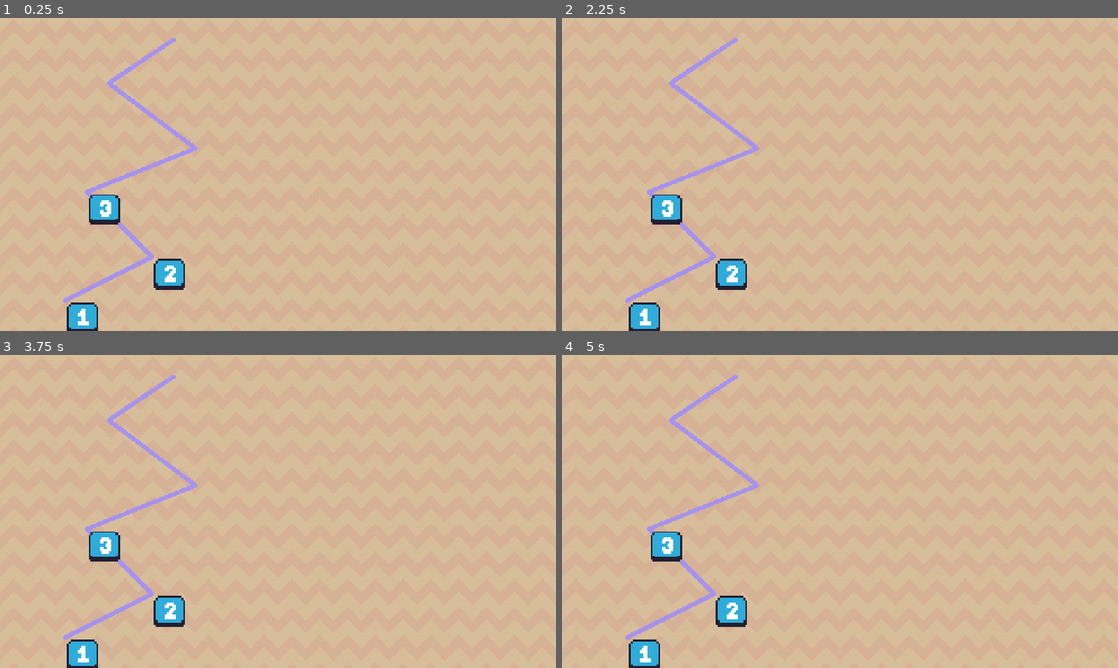
Above: before the commit, frames 1-4 (two rows, left to right).
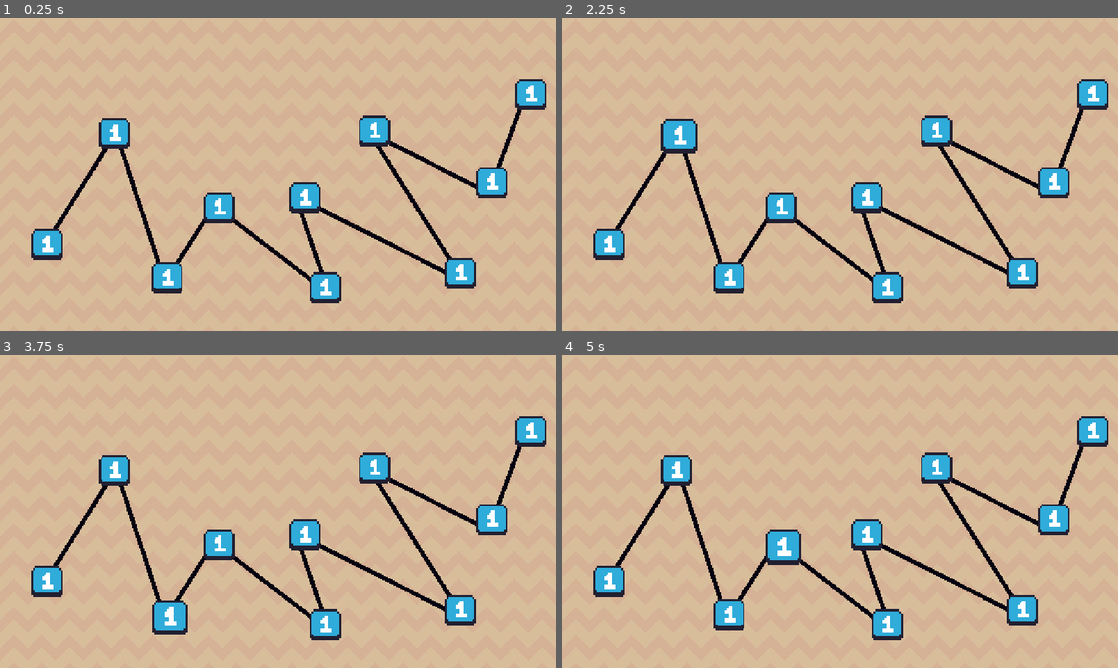
Above: after the commit, the same moments.

Repository: RaphelReji/LarpRun
Game: Godot game, scene res://Scenes/level_select.tscn
Two runs of this game, one before a commit and one after it. Both use one fixed random seed, a clock stepped at 60 frames per second and the inputs below. This scene is started directly instead of the project's main scene.
Inputs (mouse positions are in pixels of both pictures, inside the frame that each line leads up to):
- Up to frame 1 (0.25 s): no input
- Up to frame 2 (2.25 s): click (606, 243) at 0.52 s; click (728, 274) at 1.27 s; click (678, 133) at 2.02 s
- Up to frame 3 (3.75 s): click (105, 545) at 2.77 s; click (166, 614) at 3.52 s
- Up to frame 4 (5 s): click (778, 545) at 4.27 s

The runs differ from the first frame. In frame 1, 9.5% of the frame differs, in the area x 5-99%, y 6-100%; in frame 2, 9.6%; in frame 3, 9.6%; in frame 4, 9.6%.

Commit message:
added btns and the btns path

Diff:
--- /dev/null
+++ b/larp-run/Scenes/level_1_btn.gd
@@ -0,0 +1,12 @@
+extends TextureButton
+
+
+func _on_mouse_entered():
+	scale = Vector2(1.15,1.15)
+
+func  _on_mouse_exited():
+	scale = Vector2(1,1)
+
+func  _ready() -> void:
+	mouse_entered.connect(_on_mouse_entered)
+	mouse_exited.connect(_on_mouse_exited)
--- a/larp-run/Scenes/level_select.tscn
+++ b/larp-run/Scenes/level_select.tscn
@@ -2,8 +2,7 @@
 
 [ext_resource type="Texture2D" uid="uid://lh2m7iophjpo" path="res://Assets/Background/Brown.png" id="1_1fiak"]
 [ext_resource type="Texture2D" uid="uid://ckracc2aabhaf" path="res://Assets/Menu/Levels/01.png" id="2_nkys2"]
-[ext_resource type="Texture2D" uid="uid://c3tklax1kj1wu" path="res://Assets/Menu/Levels/02.png" id="3_lx4vd"]
-[ext_resource type="Texture2D" uid="uid://bbavjd42068nn" path="res://Assets/Menu/Levels/03.png" id="4_2sqnl"]
+[ext_resource type="Script" uid="uid://dai0vtjoc0lfv" path="res://Scenes/level_1_btn.gd" id="3_72w8f"]
 
 [node name="LevelSelect" type="Control" unique_id=884549214]
 layout_mode = 3
@@ -27,8 +26,9 @@
 [node name="MapPath" type="Node2D" parent="." unique_id=1701720417]
 
 [node name="PathLine" type="Line2D" parent="MapPath" unique_id=1943148161]
-points = PackedVector2Array(150, 650, 350, 550, 200, 400, 450, 300, 250, 150, 400, 50)
-default_color = Color(0.64969593, 0.57262063, 0.9348376, 1)
+position = Vector2(26, 3)
+points = PackedVector2Array(74, 526, 241, 260, 354, 605, 467, 428, 731, 631, 655, 408, 1042, 603, 824, 260, 1100, 400, 1188, 160)
+default_color = Color(0.016842017, 0.006297972, 0.05945588, 1)
 joint_mode = 2
 begin_cap_mode = 2
 end_cap_mode = 2
@@ -39,32 +39,112 @@
 offset_right = 40.0
 offset_bottom = 40.0
 
-[node name="Level1" type="TextureButton" parent="MapPath/LevelButtons" unique_id=30335650]
+[node name="LevelBtn1" type="TextureButton" parent="MapPath/LevelButtons" unique_id=30335650]
 texture_filter = 1
 layout_mode = 0
-offset_left = 150.0
-offset_top = 650.0
-offset_right = 230.0
-offset_bottom = 730.0
+offset_left = 68.0
+offset_top = 481.0
+offset_right = 148.0
+offset_bottom = 561.0
 texture_normal = ExtResource("2_nkys2")
 stretch_mode = 0
+script = ExtResource("3_72w8f")
 
-[node name="Level2" type="TextureButton" parent="MapPath/LevelButtons" unique_id=457592528]
+[node name="LevelBtn2" type="TextureButton" parent="MapPath/LevelButtons" unique_id=1119337929]
 texture_filter = 1
 layout_mode = 0
-offset_left = 350.0
-offset_top = 550.0
-offset_right = 430.0
-offset_bottom = 630.0
-texture_normal = ExtResource("3_lx4vd")
+offset_left = 224.0
+offset_top = 226.0
+offset_right = 304.0
+offset_bottom = 306.0
+texture_normal = ExtResource("2_nkys2")
 stretch_mode = 0
+script = ExtResource("3_72w8f")
 
-[node name="Level3" type="TextureButton" parent="MapPath/LevelButtons" unique_id=466225188]
+[node name="LevelBtn3" type="TextureButton" parent="MapPath/LevelButtons" unique_id=893883820]
 texture_filter = 1
 layout_mode = 0
-offset_left = 200.0
-offset_top = 400.0
-offset_right = 280.0
-offset_bottom = 480.0
-texture_normal = ExtResource("4_2sqnl")
+offset_left = 345.0
+offset_top = 558.0
+offset_right = 425.0
+offset_bottom = 638.0
+texture_normal = ExtResource("2_nkys2")
 stretch_mode = 0
+script = ExtResource("3_72w8f")
+
+[node name="LevelBtn4" type="TextureButton" parent="MapPath/LevelButtons" unique_id=506989435]
+texture_filter = 1
+layout_mode = 0
+offset_left = 464.0
+offset_top = 396.0
+offset_right = 544.0
+offset_bottom = 476.0
+texture_normal = ExtResource("2_nkys2")
+stretch_mode = 0
+script = ExtResource("3_72w8f")
+
+[node name="LevelBtn5" type="TextureButton" parent="MapPath/LevelButtons" unique_id=1845533137]
+texture_filter = 1
+layout_mode = 0
+offset_left = 709.0
+offset_top = 581.0
+offset_right = 789.0
+offset_bottom = 661.0
+texture_normal = ExtResource("2_nkys2")
+stretch_mode = 0
+script = ExtResource("3_72w8f")
+
+[node name="LevelBtn6" type="TextureButton" parent="MapPath/LevelButtons" unique_id=1046949596]
+texture_filter = 1
+layout_mode = 0
+offset_left = 662.0
+offset_top = 374.0
+offset_right = 742.0
+offset_bottom = 454.0
+texture_normal = ExtResource("2_nkys2")
+stretch_mode = 0
+script = ExtResource("3_72w8f")
+
+[node name="LevelBtn7" type="TextureButton" parent="MapPath/LevelButtons" unique_id=1077902149]
+texture_filter = 1
+layout_mode = 0
+offset_left = 1020.0
+offset_top = 547.0
+offset_right = 1100.0
+offset_bottom = 627.0
+texture_normal = ExtResource("2_nkys2")
+stretch_mode = 0
+script = ExtResource("3_72w8f")
+
+[node name="LevelBtn8" type="TextureButton" parent="MapPath/LevelButtons" unique_id=1216844434]
+texture_filter = 1
+layout_mode = 0
+offset_left = 822.0
+offset_top = 220.0
+offset_right = 902.0
+offset_bottom = 300.0
+texture_normal = ExtResource("2_nkys2")
+stretch_mode = 0
+script = ExtResource("3_72w8f")
+
+[node name="LevelBtn9" type="TextureButton" parent="MapPath/LevelButtons" unique_id=63773460]
+texture_filter = 1
+layout_mode = 0
+offset_left = 1092.0
+offset_top = 339.0
+offset_right = 1172.0
+offset_bottom = 419.0
+texture_normal = ExtResource("2_nkys2")
+stretch_mode = 0
+script = ExtResource("3_72w8f")
+
+[node name="LevelBtn10" type="TextureButton" parent="MapPath/LevelButtons" unique_id=1266326670]
+texture_filter = 1
+layout_mode = 0
+offset_left = 1182.0
+offset_top = 136.0
+offset_right = 1262.0
+offset_bottom = 216.0
+texture_normal = ExtResource("2_nkys2")
+stretch_mode = 0
+script = ExtResource("3_72w8f")
Not shown, added: larp-run/Scenes/level_1_btn.gd.uid
